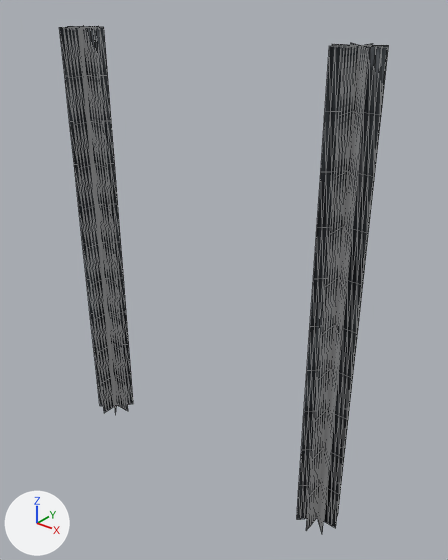
The OBJ model Models/humo/humo.obj: old version first, new version second.
Both versions are drawn from a camera (50 mm lens) standing at (2.49, -5.77, 4.12) and looking at (-0.19, -2.43, 2.05). Every picture has the same lights, and +X, +Y and +Z are marked at lower left. The first picture is the older version. Mesh edges are drawn as thin lines. Where no turn or scale is listed for an object, it has been applied to the vertices. Vertices at exactly the same position are counted once.

Names of what the first picture shows: 'humo'.
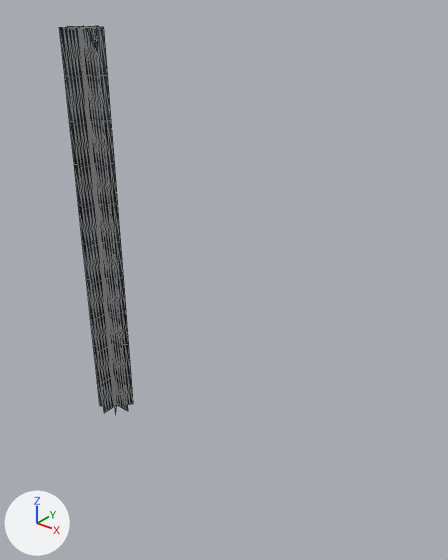
The newer file is also turned or shifted as a whole; pictures and numbers use the older file's frame.

Boxes (x1, y1, x2, y2) around the edits, measured in the pictures (448 x 560 px):
'humo', reshaped (77% narrower, 23% shorter): before (59, 26, 389, 532); after (59, 26, 133, 413)
part 1 of me_humo, deleted: before (297, 43, 389, 532)

The change, as a diff of the scene's bpy script:
```diff
--- a/Models/humo/humo.obj.py
+++ b/Models/humo/humo.obj.py
@@ me_humo @@
 # used by ob_humo; location = (0.0, 0.0, 0.0)
-me_humo.from_pydata(...)  # 902 vertices, 1600 faces; spans x -1.63..0.99, y -2.69..-2.36, z 0.33..3.8
+me_humo.from_pydata(...)  # 451 vertices, 800 faces; spans x -1.63..-1.3, y -2.69..-2.36, z 0.33..3.8
+# me_humo part 1: the loose piece of 451 vertices spanning x 0.66..0.99, y -2.69..-2.36, z 0.33..3.8 is deleted
 me_humo.materials.append(mat_humo)
```
